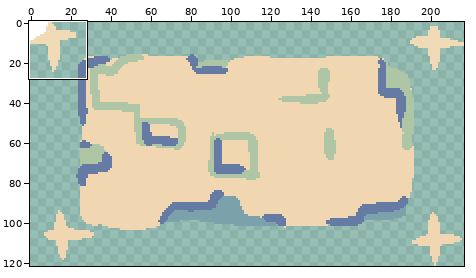
Sprite sheet: assets/art/lvl4/moveblock.png. The first picture is a wide view before the edit; the outline marks the close-up.
Close-up. The starting point:
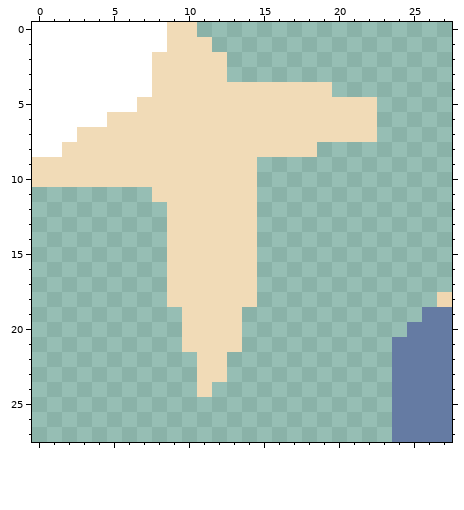
The file is 217x122 pixels. Colours within 5 levels of each other are drawn and written as one. Shown: x 0..27, y 0..27.
Once edited:
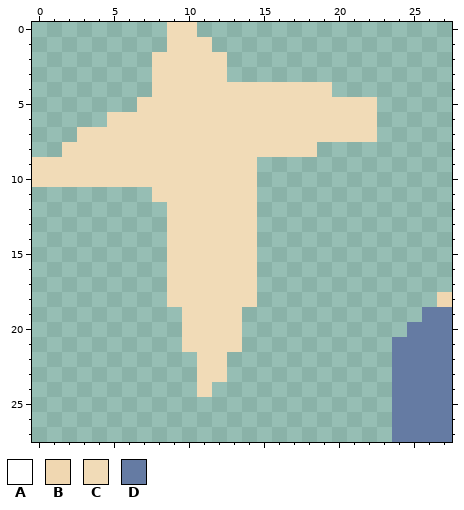
Palette (. is transparent): A #ffffff  B #f0d7b1  C #f1dbb7  D #657ba3
Edits made:
y 0..1: x 0..8 AAAAAAAAA -> .........
y 2..4: x 0..7 AAAAAAAA -> ........
y 5: x 0..6 AAAAAAA -> .......
y 6: x 0..4 AAAAA -> .....
y 7: x 0..2 AAA -> ...
y 8: x 0..1 AA -> ..
Boxes around the changes in both close-ups, in picture pixels (x1, y1, x2, y2):
erased: (32, 22, 167, 157)
